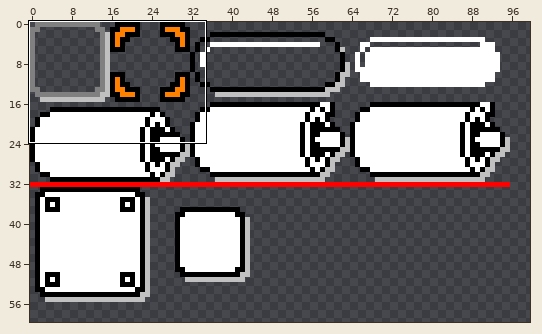
Sprite sheet: app/src/main/res/drawable-nodpi/icon.png. The picture above shows the old version from afar; the outline marks the close-up.
Close-up. First the earlier version:
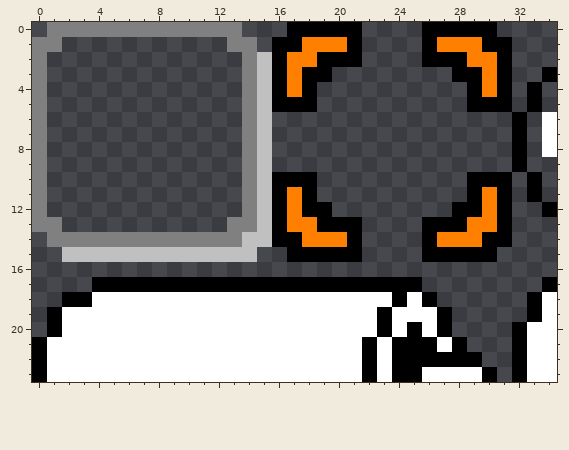
The file is 256x256 pixels. Shown: x 0..34, y 0..23. The wide view leaves out empty margins.
Now the later version:
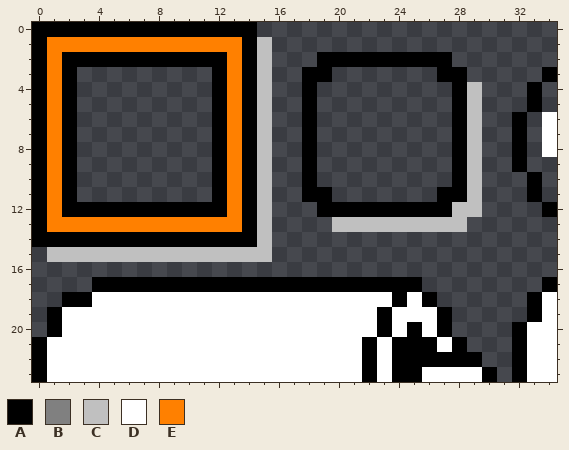
Palette (. is transparent): A #000000  B #808080  C #c0c0c0  D #ffffff  E #ff8000
Difference:
Changed rows in their new state; - is an unchanged pixel.
first column x 0:
 0 AAAAAAAAAAAAAAA--.....----.....-
 1 AEEEEEEEEEEEEEAC......----......
 2 AEAAAAAAAAAAAEA-...---AAAA--....
 3 AEA---------AEA-..---------A-...
 4 AEA---------AEA-..----------AC..
 5 AEA---------AEA-..----------AC..
 6 AEA---------AEA---A---------AC--
 7 AEA---------AEA---A---------AC--
 8 AEA---------AEA---A---------AC--
 9 AEA---------AEA---A---------AC--
10 AEA---------AEA-..----------AC..
11 AEA---------AEA-..-A-------AAC..
12 AEAAAAAAAAAAAEA-...-AAAAAAAACC..
13 AEEEEEEEEEEEEEA-....CCCCCCCCC...
14 AAAAAAAAAAAAAAA-......----......
15 -C-------------C-.....----.....-
Boxes around the changes in both close-ups, in picture pixels (x1, y1, x2, y2):
changed: (32, 22, 512, 262)
